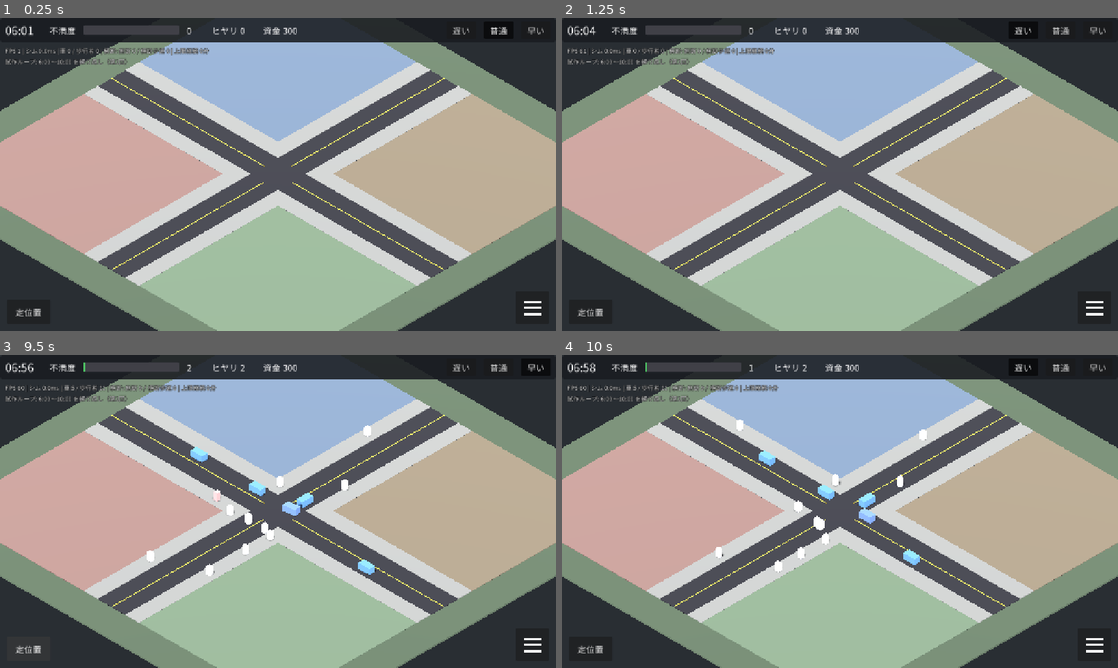
Above: before the commit, frames 1-4 (two rows, left to right).
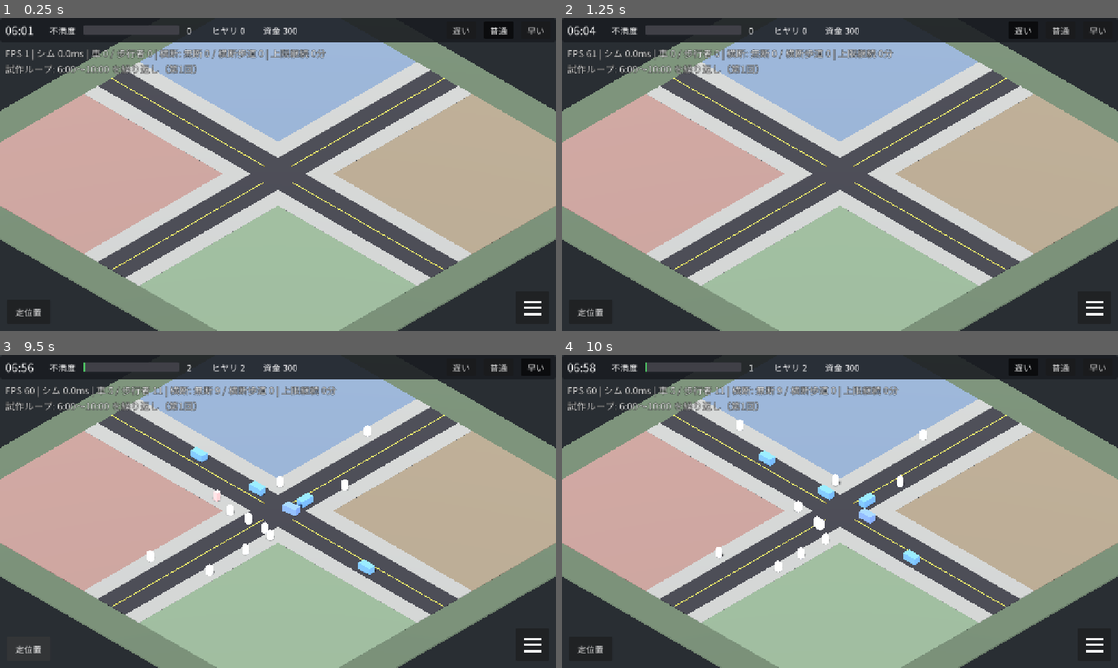
Above: after the commit, the same moments.

Repository: haruman9898/pazzle
Game: Godot game, scene res://scenes/main.tscn
Same seed, same stepped clock (60 frames per second), same inputs: the game is played once before the commit and once after it.
Inputs (mouse positions are in pixels of both pictures, inside the frame that each line leads up to):
- Up to frame 1 (0.25 s): no input
- Up to frame 2 (1.25 s): click "遅い" at 0.5 s
- Up to frame 3 (9.5 s): click "普通" at 1.25 s; click "早い" at 2 s; click (533, 642) at 2.77 s; click "閉じる（再開）" at 3.5 s; click "定位置" at 4.25 s; click "遅い" at 5 s; click "普通" at 5.75 s; click "早い" at 6.5 s; click (533, 642) at 7.27 s; click "閉じる（再開）" at 8 s; click "定位置" at 8.75 s
- Up to frame 4 (10 s): click "遅い" at 9.5 s

The runs differ from the first frame. In frame 1, 1.7% of the frame differs, in the area x 1-59%, y 9-18%; in frame 2, 1.8%; in frame 3, 1.8%, in the area x 1-61%, y 9-18%; in frame 4, 1.8%.

Commit message:
Larger debug/FPS text for phones; report appendix of initial values
Co-Authored-By: Claude Opus 5.5 <noreply@anthropic.com>
Claude-Session: https://claude.ai/code/session_011kWVUhzpkLEmRXP3wgSEHQ

Diff:
--- a/game/scripts/ui/hud.gd
+++ b/game/scripts/ui/hud.gd
@@ -59,7 +59,7 @@
 	_build_popup(root)
 	debug_label = Label.new()
 	debug_label.position = Vector2(12, BAR_H + 8)
-	debug_label.add_theme_font_size_override("font_size", 14)
+	debug_label.add_theme_font_size_override("font_size", 22)
 	debug_label.add_theme_color_override("font_color", Color(1, 1, 1, 0.85))
 	debug_label.add_theme_color_override("font_outline_color", Color(0, 0, 0, 0.8))
 	debug_label.add_theme_constant_override("outline_size", 4)
Not shown, changed: docs/greybox-report.md
